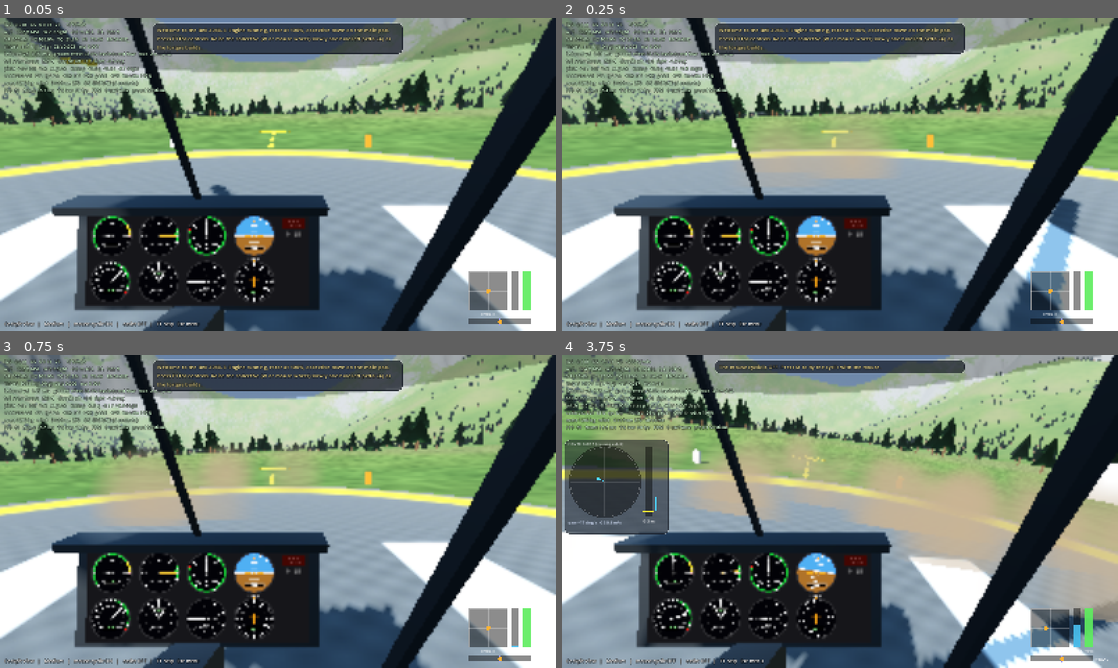
Above: before the commit, frames 1-4 (two rows, left to right).
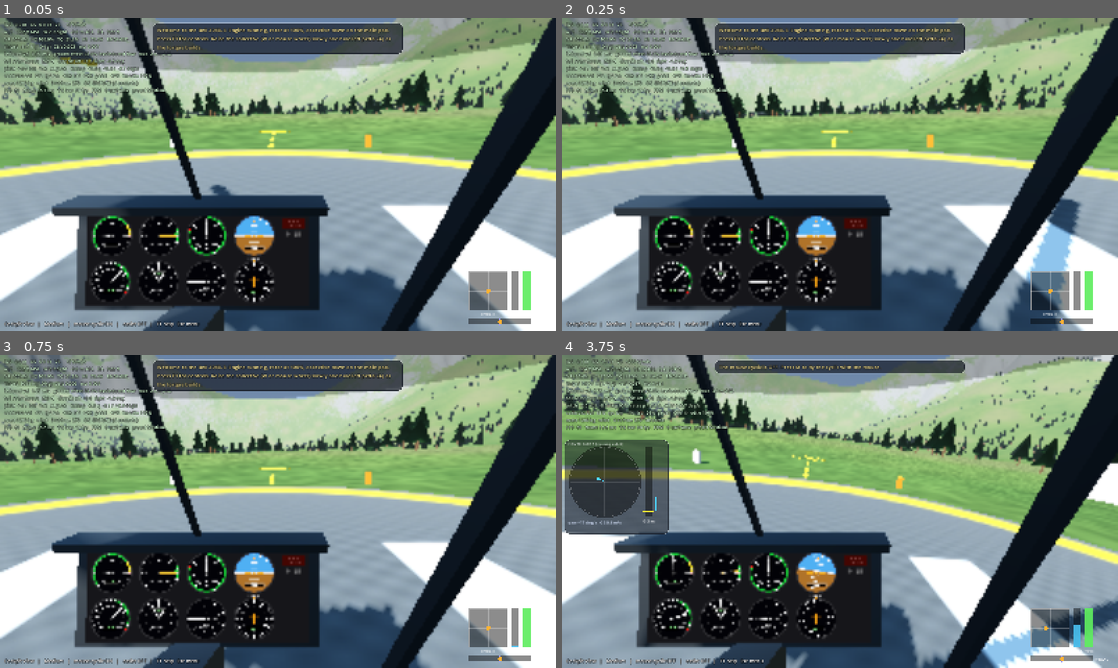
Above: after the commit, the same moments.

Repository: Badr-Hammani/ab206-realsim
Game: Godot game, scene res://scenes/main.tscn
Same seed, same stepped clock (60 frames per second), same inputs: the game is played once before the commit and once after it.
Inputs (mouse positions are in pixels of both pictures, inside the frame that each line leads up to):
- Up to frame 1 (0.05 s): no input
- Up to frame 2 (0.25 s): no input
- Up to frame 3 (0.75 s): tap Enter at 0.5 s; move the mouse to (305, 511) at 0.52 s; hold W (collective_up) from 0.53 s (still down); hold X (cyclic_center) from 0.53 s (still down); click (305, 511) at 0.67 s
- Up to frame 4 (3.75 s): keep holding W (collective_up); move the mouse to (812, 511) at 1.27 s; release X (cyclic_center) at 1.28 s; tap F (throttle_close) at 1.35 s; move the mouse to (851, 505) at 2.02 s; hold R (throttle_open) 2.03-2.78 s; move the mouse to (834, 517) at 2.77 s; tap M (toggle_mouse_cyclic) at 2.85 s; click (834, 517) at 2.92 s; move the mouse to (878, 514) at 3.52 s; hold I from 3.53 s (still down)

Frame 1 is identical in both runs. In frame 2, 2.9% of the frame differs, in the area x 33-59%, y 33-52%; in frame 3, 4.9%; in frame 4, 16%, in the area x 6-100%, y 19-86%.

Commit message:
M2.24b: rotor-wash dust off by default (pilot's choice)
Co-Authored-By: Claude Opus 5.5 <noreply@anthropic.com>
Claude-Session: https://claude.ai/code/session_01U4QPHATk3DVrbmUPhAPGGU

Diff:
--- a/scripts/main.gd
+++ b/scripts/main.gd
@@ -106,10 +106,15 @@
 	heli.name = "Helicopter"
 	add_child(heli)
 	heli.build(fdm, panel_vp.get_texture())
-	rotor_wash = RotorWash.new()
-	rotor_wash.name = "RotorWash"
-	add_child(rotor_wash)
-	rotor_wash.setup(fdm, world.terrain, heli)
+	# rotor-wash dust: OFF unless switched on in settings.cfg ([graphics] rotor_wash=true); the pilot
+	# asked for it to be removed (M2.24b)
+	var scf := ConfigFile.new()
+	scf.load("user://settings.cfg")
+	if bool(scf.get_value("graphics", "rotor_wash", false)):
+		rotor_wash = RotorWash.new()
+		rotor_wash.name = "RotorWash"
+		add_child(rotor_wash)
+		rotor_wash.setup(fdm, world.terrain, heli)
 
 	controls = Controls.new()
 	controls.name = "Controls"
Not shown, changed: docs/KNOWN_ISSUES.md
